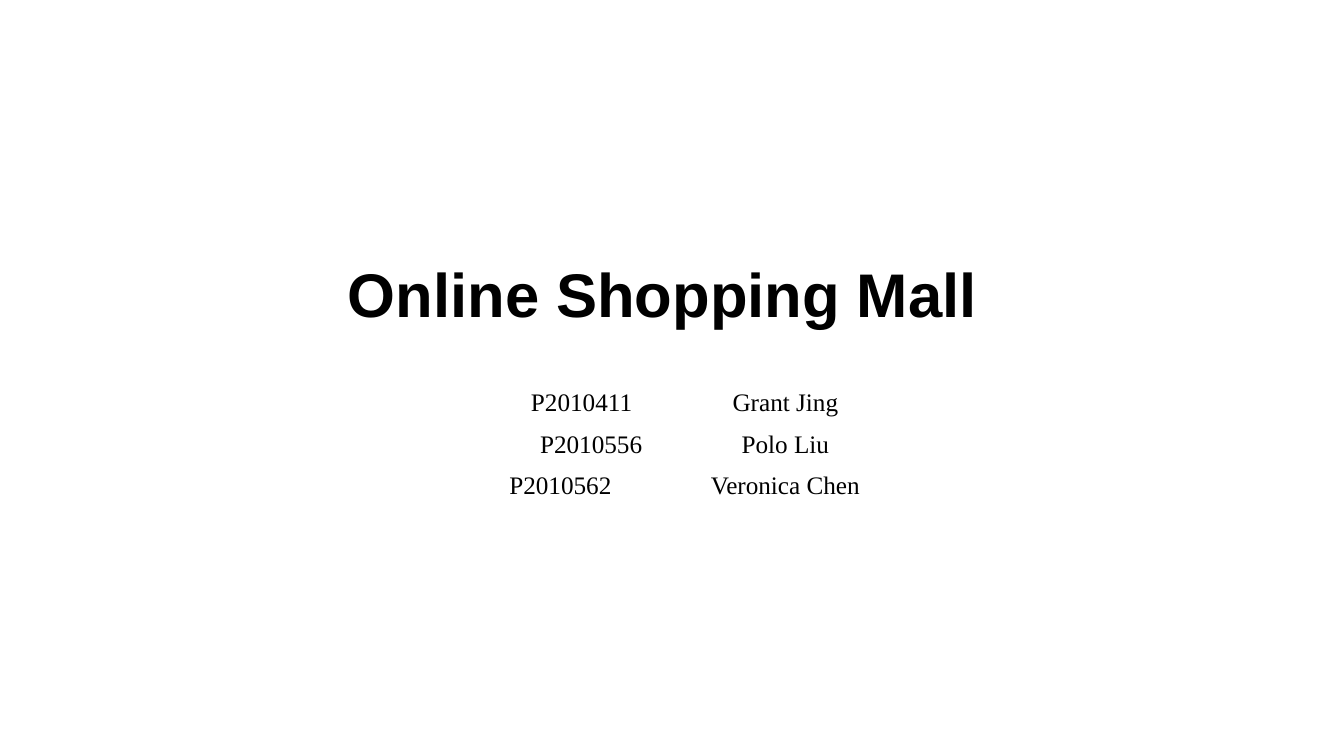
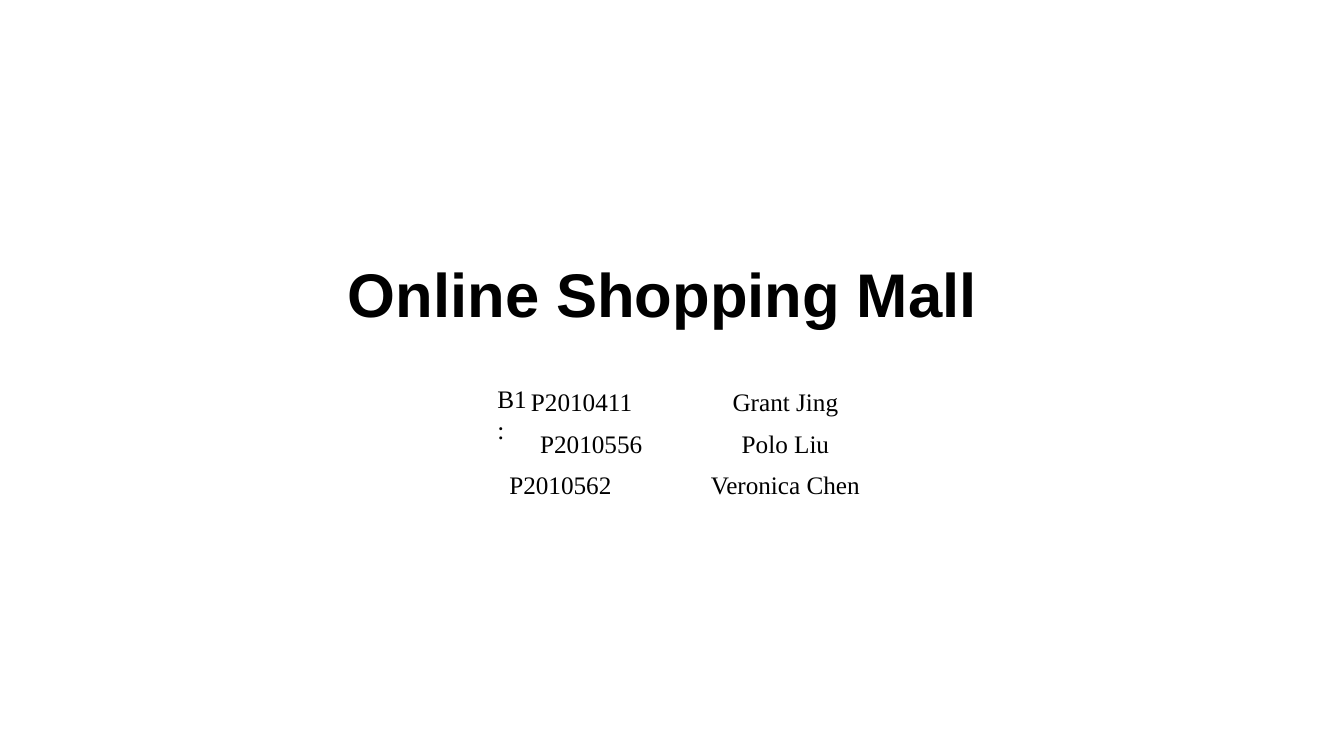
Before and after one commit to lrrong2020/Technical-Writing, a slide deck: slide 1 of Technical Writing.pptx. Drawn at 1344x756 pixels with LibreOffice and Linux fonts; fonts in the diff are those of the drawing. Boxes give left, top, right and bottom in pixels: in the first picture for what was removed or moved away, otherwise in the second. Text is boxed around its words. In the diff, an @@ line names an element or a change of style, - is before the commit and + after.

```diff
--- a/Technical Writing.pptx
+++ b/Technical Writing.pptx
@@ text added at (497, 391, 526, 408), 18 pt, text #000000 @@
+B1:
```
Also in this commit, not shown: 2 other slides changed, 2 slides added, 1 slide removed.
